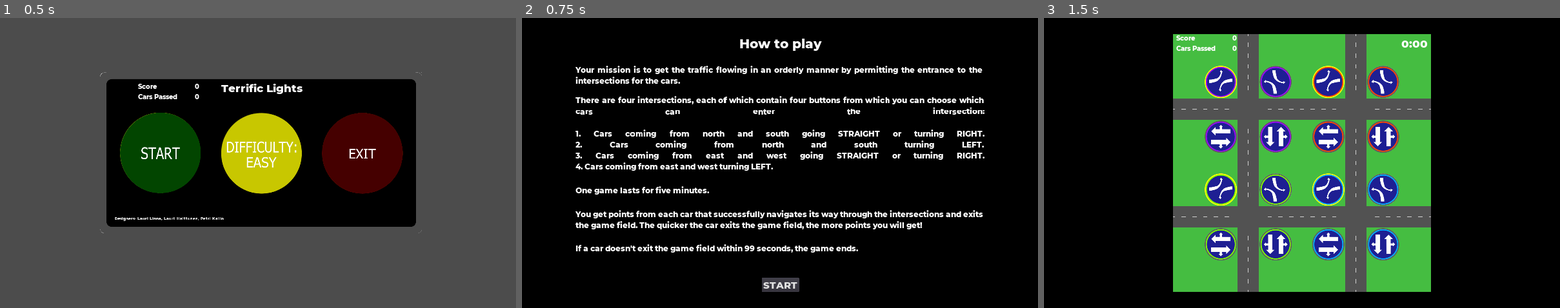
Above: before the commit, frames 1-3 (left to right).
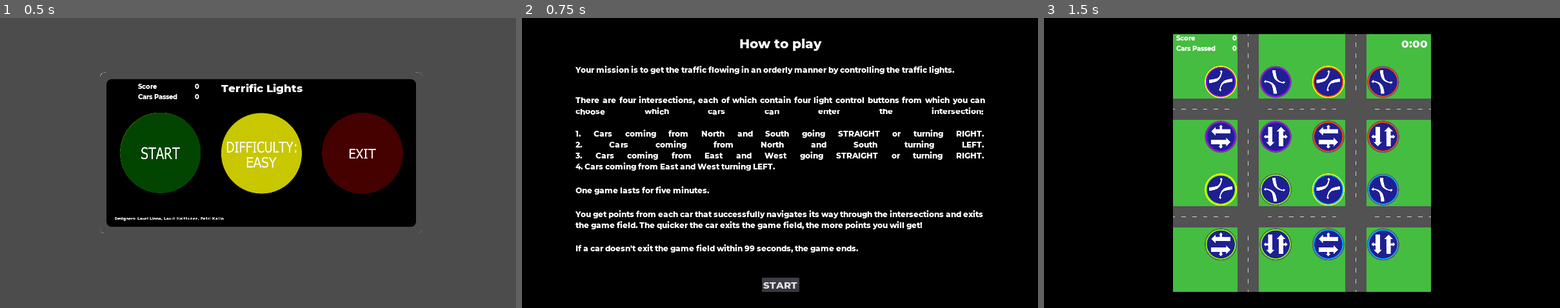
Above: after the commit, the same moments.

Repository: nicohi/terrific-lights-multiplayer
Game: Godot game, scene res://MainMenu/MainMenu.tscn
The game is run twice, just before and just after one commit, with the same random seed, the same clock (stepped at 60 frames per second) and the same inputs. Sound files missing from this copy of the repository are replaced by a short silence.
Inputs (mouse positions are in pixels of both pictures, inside the frame that each line leads up to):
- Up to frame 1 (0.5 s): no input
- Up to frame 2 (0.75 s): click (681, 154) at 0.52 s
- Up to frame 3 (1.5 s): click "START" at 1.25 s

Frame 1 is identical in both runs. In frame 2, 3.8% of the frame differs, in the area x 10-90%, y 16-53%; in frame 3, nothing differs.

Commit message:
Documentation and bug fixes.

Diff:
--- a/MainMenuHard.tscn
+++ b/MainMenuHard.tscn
@@ -1,11 +1,10 @@
-[gd_scene load_steps=12 format=2]
+[gd_scene load_steps=11 format=2]
 
 [ext_resource path="res://MainMenu/MenuLights.png" type="Texture" id=1]
 [ext_resource path="res://MainMenu/Label.tscn" type="PackedScene" id=2]
 [ext_resource path="res://MainMenu/OnOffStart.png" type="Texture" id=3]
 [ext_resource path="res://MainMenu/OnOffExit.png" type="Texture" id=4]
 [ext_resource path="res://MainMenu/OnOffDiffHard.png" type="Texture" id=5]
-[ext_resource path="res://MainMenuHard.gd" type="Script" id=6]
 [ext_resource path="res://MainMenu/Title.tres" type="DynamicFont" id=7]
 [ext_resource path="res://MainMenu/DiffButton.tscn" type="PackedScene" id=8]
 [ext_resource path="res://MainMenu/StartButton.tscn" type="PackedScene" id=9]
@@ -13,7 +12,6 @@
 [ext_resource path="res://UI/ScoreDisplay.tscn" type="PackedScene" id=11]
 
 [node name="MainMenuHard" type="Node2D"]
-script = ExtResource( 6 )
 
 [node name="Sprite" type="Sprite" parent="."]
 position = Vector2( 970.469, 502.186 )
--- a/MainMenuMedium.tscn
+++ b/MainMenuMedium.tscn
@@ -1,6 +1,5 @@
-[gd_scene load_steps=12 format=2]
+[gd_scene load_steps=11 format=2]
 
-[ext_resource path="res://MainMenuHard.gd" type="Script" id=1]
 [ext_resource path="res://MainMenu/OnOffStart.png" type="Texture" id=2]
 [ext_resource path="res://MainMenu/OnOffDiffMedium.png" type="Texture" id=3]
 [ext_resource path="res://MainMenu/MenuLights.png" type="Texture" id=4]
@@ -13,7 +12,6 @@
 [ext_resource path="res://UI/ScoreDisplay.tscn" type="PackedScene" id=11]
 
 [node name="MainMenuMedium" type="Node2D"]
-script = ExtResource( 1 )
 
 [node name="Sprite" type="Sprite" parent="."]
 position = Vector2( 970.469, 502.186 )
--- a/Map/Map.tscn
+++ b/Map/Map.tscn
@@ -49,6 +49,8 @@
 [ext_resource path="res://Map/GameOverPopupMenu.gd" type="Script" id=47]
 [ext_resource path="res://Sounds/terrific-lights-gameover.ogg" type="AudioStream" id=48]
 [ext_resource path="res://Sounds/terrific-lights-win.ogg" type="AudioStream" id=49]
+[ext_resource path="res://Sounds/VictoryAudio.gd" type="Script" id=50]
+[ext_resource path="res://Sounds/GameOverAudio.gd" type="Script" id=51]
 
 [sub_resource type="DynamicFont" id=1]
 size = 30
@@ -60,27 +62,22 @@
 outline_color = Color( 0.996078, 0.988235, 0.988235, 1 )
 font_data = ExtResource( 2 )
 
-[sub_resource type="DynamicFont" id=9]
-size = 30
-font_data = ExtResource( 2 )
-
 [sub_resource type="DynamicFont" id=3]
 size = 30
+font_data = ExtResource( 2 )
+
+[sub_resource type="DynamicFont" id=4]
+size = 30
 outline_color = Color( 0.996078, 0.988235, 0.988235, 1 )
 font_data = ExtResource( 2 )
 
-[sub_resource type="DynamicFont" id=4]
+[sub_resource type="DynamicFont" id=5]
 size = 42
 outline_color = Color( 0.996078, 0.988235, 0.988235, 1 )
 font_data = ExtResource( 2 )
 
-[sub_resource type="DynamicFont" id=5]
+[sub_resource type="DynamicFont" id=6]
 size = 35
-outline_color = Color( 0.996078, 0.988235, 0.988235, 1 )
-font_data = ExtResource( 2 )
-
-[sub_resource type="DynamicFont" id=6]
-size = 30
 outline_color = Color( 0.996078, 0.988235, 0.988235, 1 )
 font_data = ExtResource( 2 )
 
@@ -89,11 +86,16 @@
 outline_color = Color( 0.996078, 0.988235, 0.988235, 1 )
 font_data = ExtResource( 2 )
 
+[sub_resource type="DynamicFont" id=8]
+size = 30
+outline_color = Color( 0.996078, 0.988235, 0.988235, 1 )
+font_data = ExtResource( 2 )
+
+[sub_resource type="DynamicFont" id=9]
+size = 50
+font_data = ExtResource( 2 )
+
 [sub_resource type="DynamicFont" id=10]
-size = 50
-font_data = ExtResource( 2 )
-
-[sub_resource type="DynamicFont" id=8]
 size = 36
 font_data = ExtResource( 2 )
 
@@ -370,6 +372,7 @@
 
 [node name="GameTimer" type="Timer" parent="."]
 wait_time = 300.0
+one_shot = true
 
 [node name="TimeDisplay" parent="." instance=ExtResource( 39 )]
 margin_left = 1329.0
@@ -485,17 +488,18 @@
 [node name="Instructions" parent="Instructions" instance=ExtResource( 42 )]
 margin_top = 176.0
 margin_bottom = 255.0
+text = "Your mission is to get the traffic flowing in an orderly manner by controlling the traffic lights."
 align = 3
 
 [node name="Instructions2" parent="Instructions" instance=ExtResource( 42 )]
 margin_top = 288.75
 margin_bottom = 576.75
-text = "There are four intersections, each of which contain four buttons from which you can choose which cars can enter the intersection:
-
-1. Cars coming from north and south going STRAIGHT or turning RIGHT.
-2. Cars coming from north and south turning LEFT.
-3. Cars coming from east and west going STRAIGHT or turning RIGHT.
-4. Cars coming from east and west turning LEFT."
+text = "There are four intersections, each of which contain four light control buttons from which you can choose which cars can enter the intersection:
+
+1. Cars coming from North and South going STRAIGHT or turning RIGHT.
+2. Cars coming from North and South turning LEFT.
+3. Cars coming from East and West going STRAIGHT or turning RIGHT.
+4. Cars coming from East and West turning LEFT."
 align = 3
 max_lines_visible = -1
 
@@ -509,6 +513,7 @@
 margin_bottom = 791.75
 text = "You get points from each car that successfully navigates its way through the intersections and exits the game field. The quicker the car exits the game field, the more points you will get!"
 align = 3
+max_lines_visible = -1
 
 [node name="Instructions5" parent="Instructions" instance=ExtResource( 42 )]
 margin_top = 840.75
@@ -545,11 +550,13 @@
 stream = ExtResource( 49 )
 volume_db = -6.0
 bus = "Music"
+script = ExtResource( 50 )
 
 [node name="GameOverAudio" type="AudioStreamPlayer" parent="."]
 pause_mode = 2
 stream = ExtResource( 48 )
 bus = "Music"
+script = ExtResource( 51 )
 [connection signal="pressed" from="PausePopup/VBoxContainer/ResumeButton" to="." method="_on_ResumeButton_pressed"]
 [connection signal="pressed" from="PausePopup/VBoxContainer/RestartButton" to="." method="_on_ResumeButton_pressed"]
 [connection signal="pressed" from="PausePopup/VBoxContainer/RestartButton" to="." method="_on_RestartButton_pressed"]
@@ -561,6 +568,8 @@
 [connection signal="pressed" from="GameOverPopupMenu/Options/ReturnToMenuButton" to="." method="_on_ReturnToMenuButton_pressed"]
 [connection signal="mouse_entered" from="Instructions/Button" to="Instructions" method="_on_Button_mouse_entered"]
 [connection signal="pressed" from="Instructions/Button" to="Instructions" method="_on_Button_pressed"]
+[connection signal="finished" from="VictoryAudio" to="VictoryAudio" method="_on_VictoryAudio_finished"]
+[connection signal="finished" from="GameOverAudio" to="GameOverAudio" method="_on_GameOverAudio_finished"]
 
 [editable path="Road/UpperLeft"]
 
--- a/Road.gd
+++ b/Road.gd
@@ -46,6 +46,7 @@
 var RIGHT = Globals.RIGHT
 var STRAIGHT = Globals.STRAIGHT
 
+# The setup for different routes
 var routeSetup = [
 	{
 		"startPos": NWN_START_POS,
@@ -129,6 +130,7 @@
 	},
 ]
 
+# Setup the tile grid for the roads.
 func setUpTiles():
 	var tileIsRoad = false
 	var keepOn = false
@@ -168,6 +170,8 @@
 			y_pos += Globals.TILE_SIDE_LEN
 		x_pos += Globals.TILE_SIDE_LEN
 
+# Creates a portion of a route where the car goes straight and the proceeds to
+# the next intersection.
 func _straight(targetArray: Array, steps: int, from: Vector2, toDir: Vector2, nextTurn) -> Vector2:
 	var pos = from
 
@@ -181,6 +185,8 @@
 
 	return pos
 
+# Creates a portion of a route where the car turns left and the proceeds to the
+# next intersection.
 func _turn_left(targetArray: Array, from: Vector2, toDir: Vector2, nextTurn) -> Vector2:
 	var pos = from
 
@@ -206,6 +212,8 @@
 
 	return pos
 
+# Creates a portion of a route where the car turns right and the proceeds to the
+# next intersection.
 func _turn_right(targetArray: Array, from: Vector2, toDir: Vector2, nextTurn) -> Vector2:
 	var pos = from
 
@@ -229,6 +237,7 @@
 
 	return pos
 
+# Returns the vector that is 90 degrees to the left from the dir vector.
 func _left_from(dir: Vector2) -> Vector2:
 	match dir:
 		NORTH:
@@ -240,6 +249,7 @@
 		_:
 			return SOUTH
 
+# Returns the vector that is 90 degrees to the right from the dir vector.
 func _right_from(dir: Vector2) -> Vector2:
 	match dir:
 		NORTH:
@@ -251,6 +261,7 @@
 		_:
 			return NORTH
 
+# Returns the turn vector based on the turn direction and the current direction.
 func _get_turn_vector(turnTo, directionFrom: Vector2) -> Vector2:
 	match turnTo:
 		LEFT:
@@ -300,10 +311,12 @@
 func _ready():
 	setUpTiles()
 	setUpRoutes()
+
 	light_ul.connect("lit", self, "handle_lights")
 	light_ll.connect("lit", self, "handle_lights")
 	light_ur.connect("lit", self, "handle_lights")
 	light_lr.connect("lit", self, "handle_lights")
+
 	light_ul.begin()
 	light_ll.begin()
 	light_ur.begin()
--- a/Route.gd
+++ b/Route.gd
@@ -4,21 +4,27 @@
 
 var tiles = []
 
+# Creates a new route from a set of tiles.
+# Each tile has info on its position, the turn to be made during or after
+# the current tile, and whether the car is turning in this tile.
 func _init(tileList):
 	tiles = tileList
 
+# Get the tile at a given index.
 func getTileAtInd(ind: int):
 	if (ind >= tiles.size()):
 		return null
 
 	return tiles[ind]["tile"]
 
+# Get the turn to be made during or after the tile at a given index.
 func getNextTurnAtInd(ind: int):
 	if (ind >= tiles.size()):
 		return Globals.STRAIGHT
 
 	return tiles[ind]["turn"]
 
+# Returns true if the car is turning in the tile at the given index.
 func isTurningAtInd(ind: int) -> bool:
 	if (ind >= tiles.size()):
 		return false
--- /dev/null
+++ b/Sounds/GameOverAudio.gd
@@ -0,0 +1,4 @@
+extends AudioStreamPlayer
+
+func _on_GameOverAudio_finished():
+	self.stop()
--- /dev/null
+++ b/Sounds/VictoryAudio.gd
@@ -0,0 +1,4 @@
+extends AudioStreamPlayer
+
+func _on_VictoryAudio_finished():
+	self.stop()
--- a/Sprite.gd
+++ /dev/null
@@ -1,16 +0,0 @@
-extends Sprite
-
-
-# Declare member variables here. Examples:
-# var a = 2
-# var b = "text"
-
-
-# Called when the node enters the scene tree for the first time.
-func _ready():
-	pass # Replace with function body.
-
-
-# Called every frame. 'delta' is the elapsed time since the previous frame.
-#func _process(delta):
-#	pass
--- a/Start.gd
+++ /dev/null
@@ -1,18 +0,0 @@
-extends Node2D
-
-
-# Declare member variables here. Examples:
-# var a = 2
-# var b = "text"
-var startButton
-
-
-# Called when the node enters the scene tree for the first time.
-func _ready():
-	# Replace with function body.
-	pass
-
-func startButton
-# Called every frame. 'delta' is the elapsed time since the previous frame.
-#func _process(delta):
-#	pass
--- a/TextureRect.gd
+++ /dev/null
@@ -1,17 +0,0 @@
-extends TextureRect
-
-
-# Declare member variables here. Examples:
-# var a = 2
-# var b = "text"
-
-
-# Called when the node enters the scene tree for the first time.
-func _ready():
-	func load spriteshhet
-	#pass # Replace with function body.
-
-
-# Called every frame. 'delta' is the elapsed time since the previous frame.
-#func _process(delta):
-#	pass
Not shown: 6 places in Map/Map.tscn that only renumber resources
Not shown, changed: Sounds/terrific-lights-gameover.ogg.import
Not shown, changed: Sounds/terrific-lights-win.ogg.import
